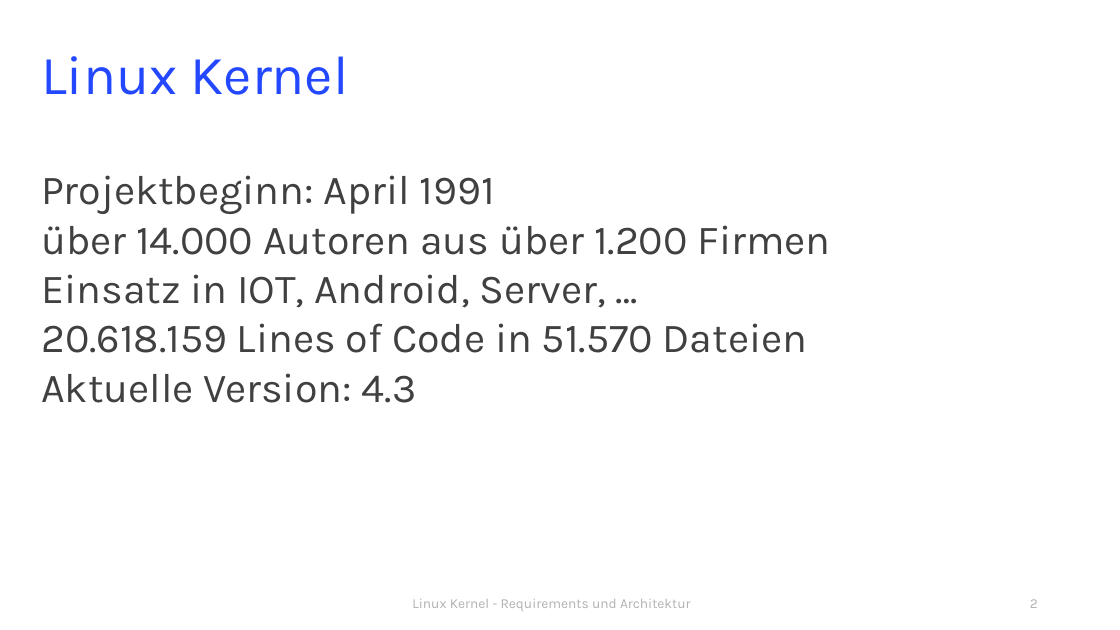
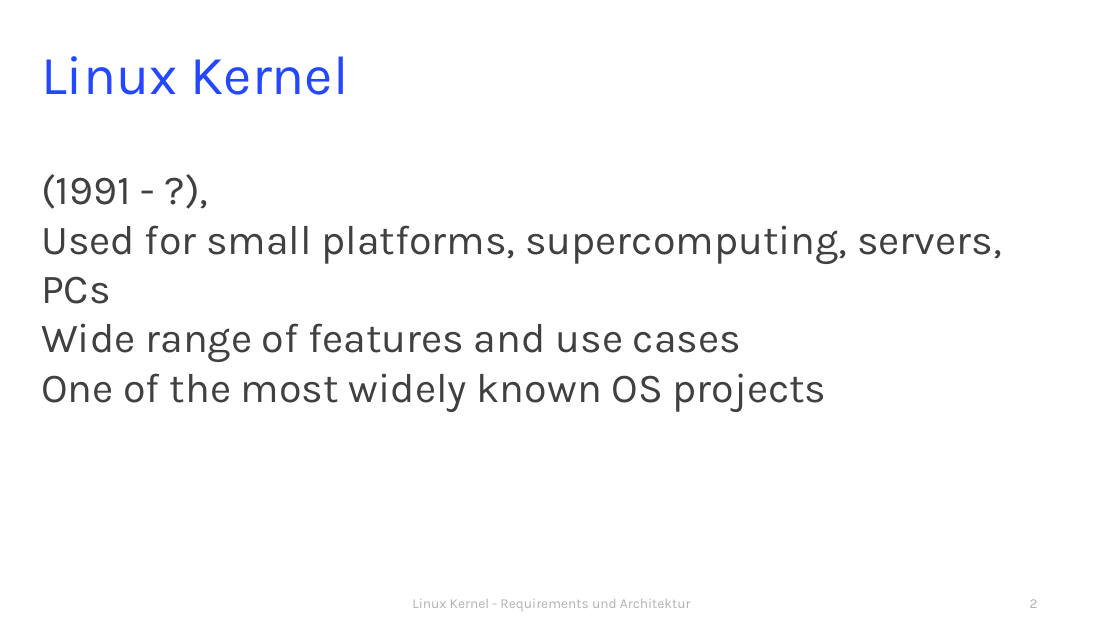
Before and after one commit to rixx/uni-linux-architecture, a slide deck: slide 2 of presentations/RESA_LINUX_FINAL.pptx. Drawn at 1120x630 pixels with LibreOffice and Linux fonts; fonts in the diff are those of the drawing. Boxes give left, top, right and bottom in pixels: in the first picture for what was removed or moved away, otherwise in the second. Text is boxed around its words. In the diff, an @@ line names an element or a change of style, - is before the commit and + after.

Commit message:
einleitung

```diff
--- a/presentations/RESA_LINUX_FINAL.pptx
+++ b/presentations/RESA_LINUX_FINAL.pptx
@@ text at box(41, 174, 1001, 412): text changed @@
-Projektbeginn: April 1991
-über 14.000 Autoren aus über 1.200 Firmen
-Einsatz in IOT, Android, Server, …
-20.618.159 Lines of Code in 51.570 Dateien
-Aktuelle Version: 4.3
+(1991 - ?),
+Used for small platforms, supercomputing, servers, PCs
+Wide range of features and use cases
+One of the most widely known OS projects
```
